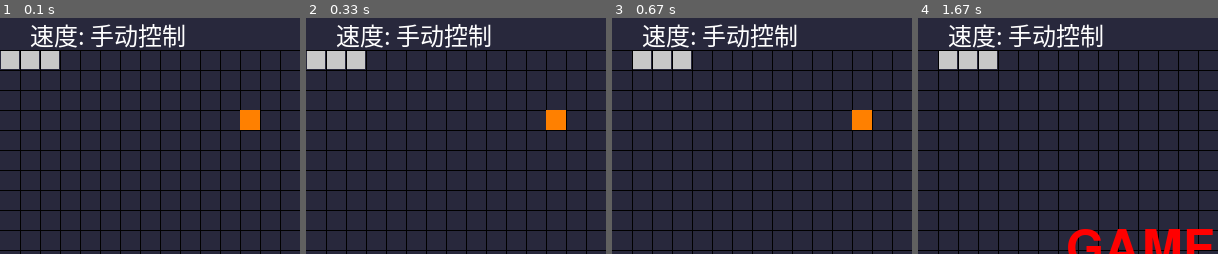
Above: before the commit, frames 1-4 (left to right).
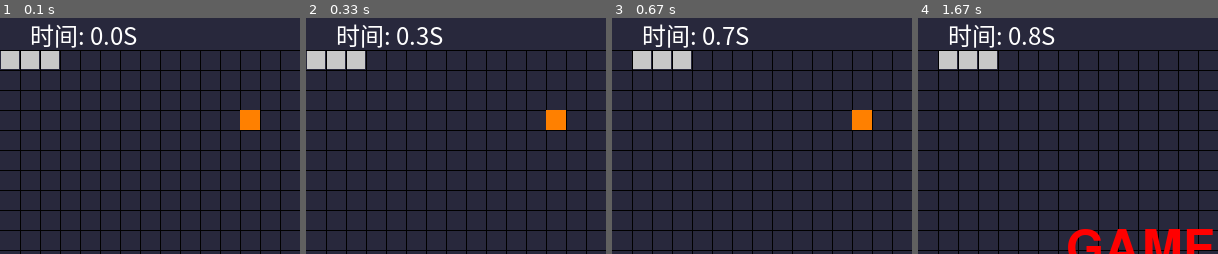
Above: after the commit, the same moments.

Repository: ron-dicaprio/pygame
Game: pygame game, started from Snakes/Snakes_KEY.py
Same seed, same stepped clock (60 frames per second), same inputs: the game is played once before the commit and once after it.
Inputs:
- Up to frame 1 (0.1 s): no input
- Up to frame 2 (0.33 s): no input
- Up to frame 3 (0.67 s): hold Right from 0.33 s (still down)
- Up to frame 4 (1.67 s): release Right at 0.8 s; hold Up 0.83-1.13 s; hold Right 1.17-1.63 s
The pictures show only the part of the screen within x 0-50%, y 0-50%; the shares and areas given below are measured in that part.

The runs differ from the first frame. In frame 1, 2.5% of the frame differs, in the area x 10-62%, y 2-13%; in frame 2, 2.5%; in frame 3, 2.4%; in frame 4, 2.5%.

Commit message:
Update Snakes_KEY.py

Diff:
--- a/Snakes/Snakes_KEY.py
+++ b/Snakes/Snakes_KEY.py
@@ -1,5 +1,5 @@
 #-*- encoding:utf-8 -*-
-import pygame, sys,os,random
+import pygame, sys, os, random,time
 from collections import deque
 
 # screen窗口居中
@@ -34,6 +34,8 @@
 
 FPSCLOCK = pygame.time.Clock()
 
+start_time=time.time()
+
 # 初始化蛇,长度3个单位
 def init_snake():
     snake = deque()
@@ -56,17 +58,20 @@
     imgText = font.render(text, True, fcolor)
     screen.blit(imgText, (x, y))
 
+def bg_music():
+    # 背景音乐并设置音量80%
+    pygame.mixer.music.load('files/ZB_BGM1.mp3')
+    pygame.mixer.music.set_volume(0.80)
+    pygame.mixer.music.play(-1)
+
 def main():
     # 时钟同步
     global FPSCLOCK, screen
     pygame.init()
     pygame.mouse.set_visible(0)
-    # 背景音乐并设置音量50%
-    pygame.mixer.music.load('files/ZB_BGM1.mp3')
-    pygame.mixer.music.play()
-    pygame.mixer.music.set_volume(0.80)
+    bg_music()
     screen = pygame.display.set_mode((SCREEN_WIDTH, SCREEN_HEIGHT))
-    pygame.display.set_caption('Snakes')
+    pygame.display.set_caption('Funny-Games-Snakes')
     pos = (1, 0)
     font1 = pygame.font.SysFont('SimHei', 24)  # 得分的字体
     font2 = pygame.font.Font(None, 72)         # GAME OVER 的字体
@@ -83,9 +88,8 @@
 
     # 填充背景色
     screen.fill(BGCOLOR)
-
+    # 定义变量
     game_over = False
-
 
     while True:
         for event in pygame.event.get():
@@ -108,7 +112,7 @@
                             food = create_food(snake)
                             pygame.display.update()
                         else:
-                            # 判断触碰便捷的情况
+                            # 是否越界
                             if SCOPE_X[0] <= next_s[0] <= SCOPE_X[1] and SCOPE_Y[0] <= next_s[1] <= SCOPE_Y[1] and game_over == False:
                                 snake.appendleft(next_s)
                                 # pop()函数snake清除队列中最后一位
@@ -198,15 +202,19 @@
         for ss in snake:
             pygame.draw.rect(screen, DARK, (ss[0] * SIZE + LINE_WIDTH, ss[1] * SIZE + LINE_WIDTH, SIZE - LINE_WIDTH * 2, SIZE - LINE_WIDTH * 2), 0)
 
-        print_text(screen, font1, 30, 7, f'速度: 手动控制')
-        print_text(screen, font1, 450, 7, f'得分:  %s' % (score))
-
         # 食物会把gameover覆盖
         if not game_over:
+            cur_time=time.time()
+            print_text(screen, font1, 30, 7, f'时间: %sS' % (round(cur_time-start_time,1)))
+            print_text(screen, font1, 450, 7, f'得分:  %s' % (score))
             pygame.draw.rect(screen, ORANGE, (food[0] * SIZE, food[1] * SIZE, SIZE, SIZE), 0)
 
         if game_over:
             print_text(screen, font2, (SCREEN_WIDTH - fwidth) // 2, (SCREEN_HEIGHT - fheight) // 2, 'GAME OVER', RED)
+            print_text(screen, font1, 30, 7, f'时间: %sS' % (round(cur_time-start_time,1)))
+            print_text(screen, font1, 450, 7, f'得分:  %s' % (score))
+            # 游戏结束，停止音乐
+            pygame.mixer.music.stop()
             # 游戏结束，展示光标
             pygame.mouse.set_visible(1)
 
